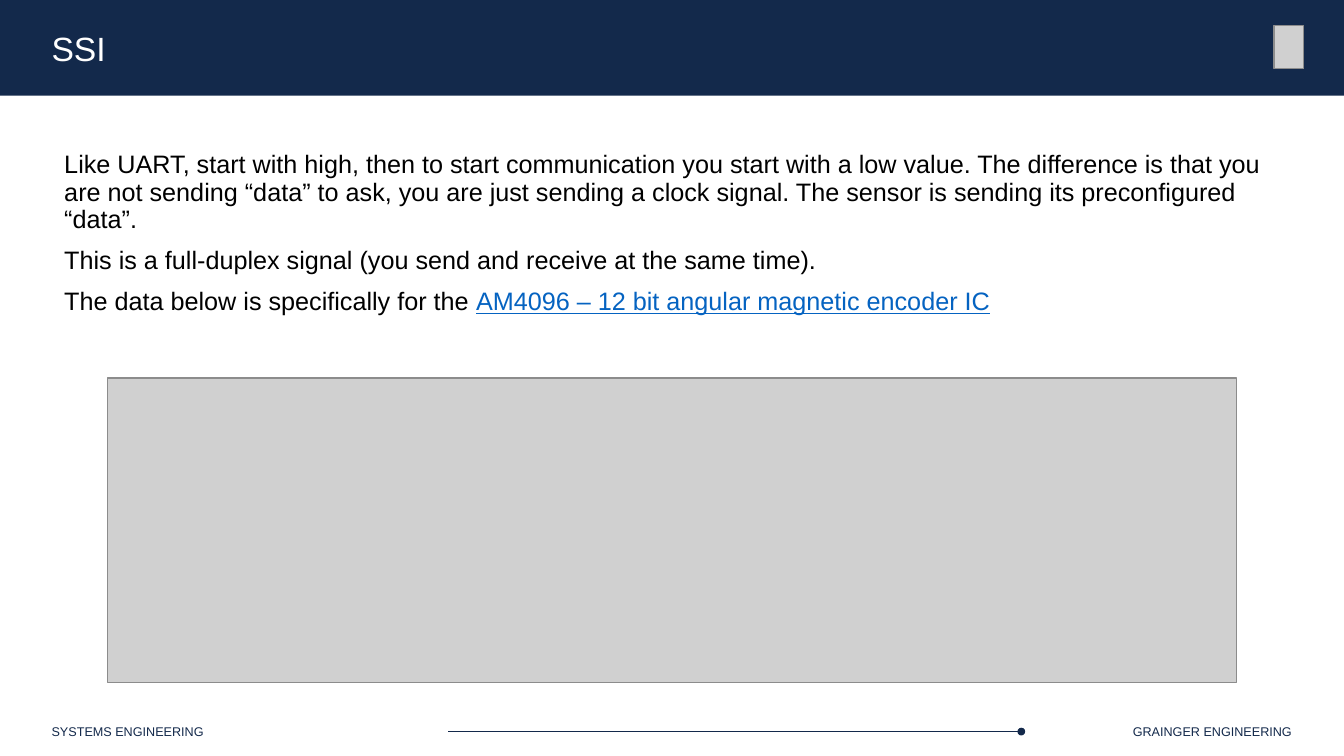
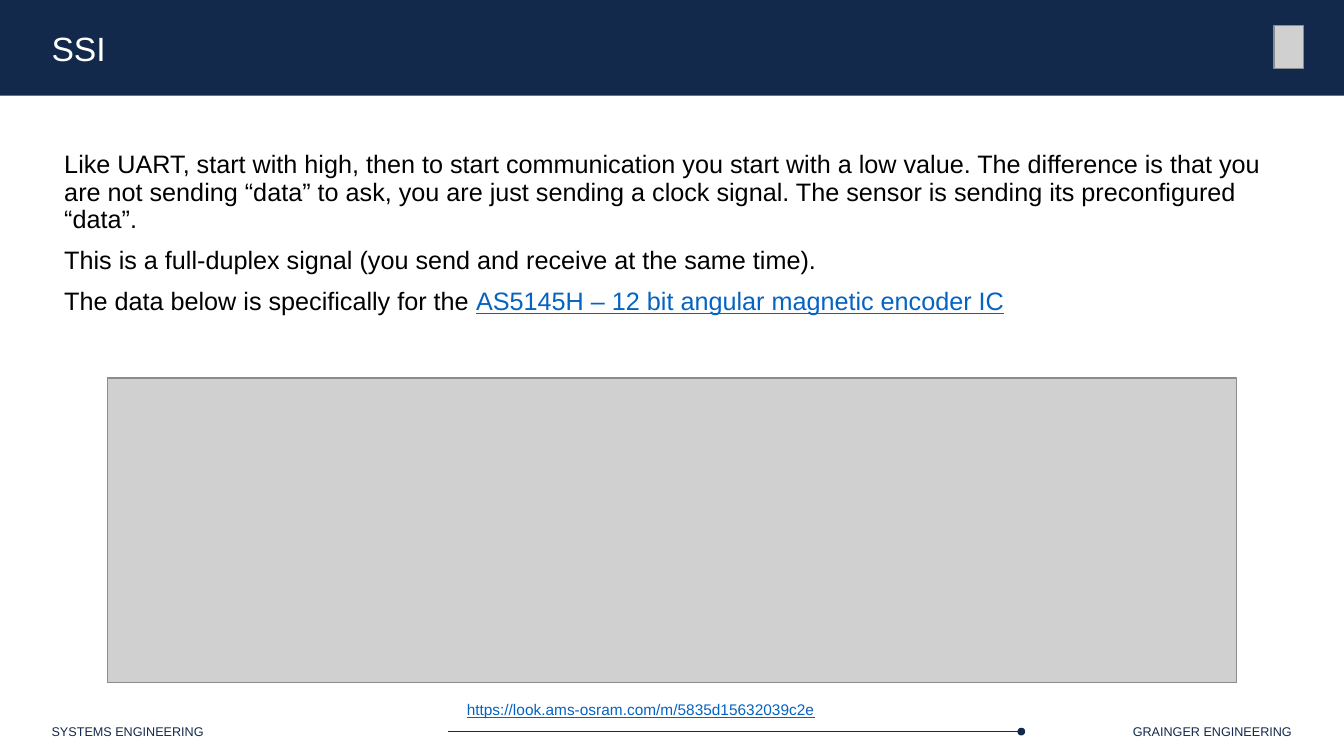
Before and after one commit to Marius-Juston/SE-423---Class-Material, a slide deck: slide 41 of Lectures/Slides/L6.pptx. Drawn at 1344x756 pixels with LibreOffice and Linux fonts; fonts in the diff are those of the drawing; grey boxes stand for pictures. Boxes give left, top, right and bottom in pixels: in the first picture for what was removed or moved away, otherwise in the second. Text is boxed around its words. In the diff, an @@ line names an element or a change of style, - is before the commit and + after.

```diff
--- a/Lectures/Slides/L6.pptx
+++ b/Lectures/Slides/L6.pptx
@@ text at (x1=64, y1=291, x2=1004, y2=316): text changed @@
-The data below is specifically for the AM4096 – 12 bit angular magnetic encoder IC
+The data below is specifically for the AS5145H – 12 bit angular magnetic encoder IC
@@ text added at (x1=467, y1=704, x2=814, y2=718), 11 pt, text #0563C1, underline @@
+https://look.ams-osram.com/m/5835d15632039c2e
```
Also in this commit, not shown: 6 other slides changed, 4 slides added.
